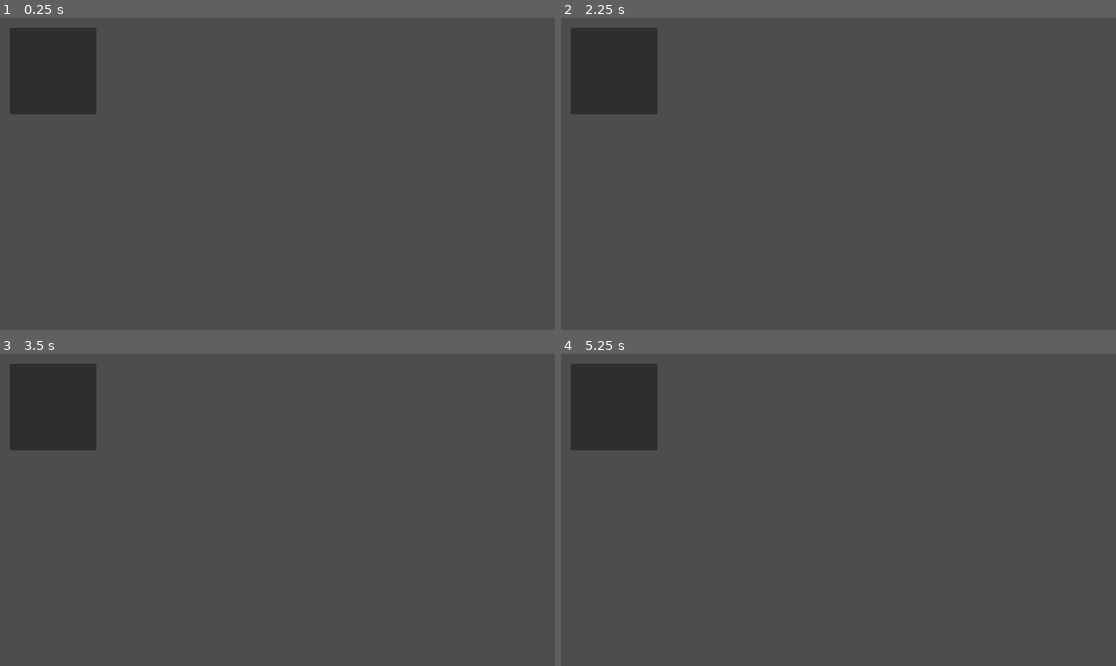
Above: before the commit, frames 1-4 (two rows, left to right).
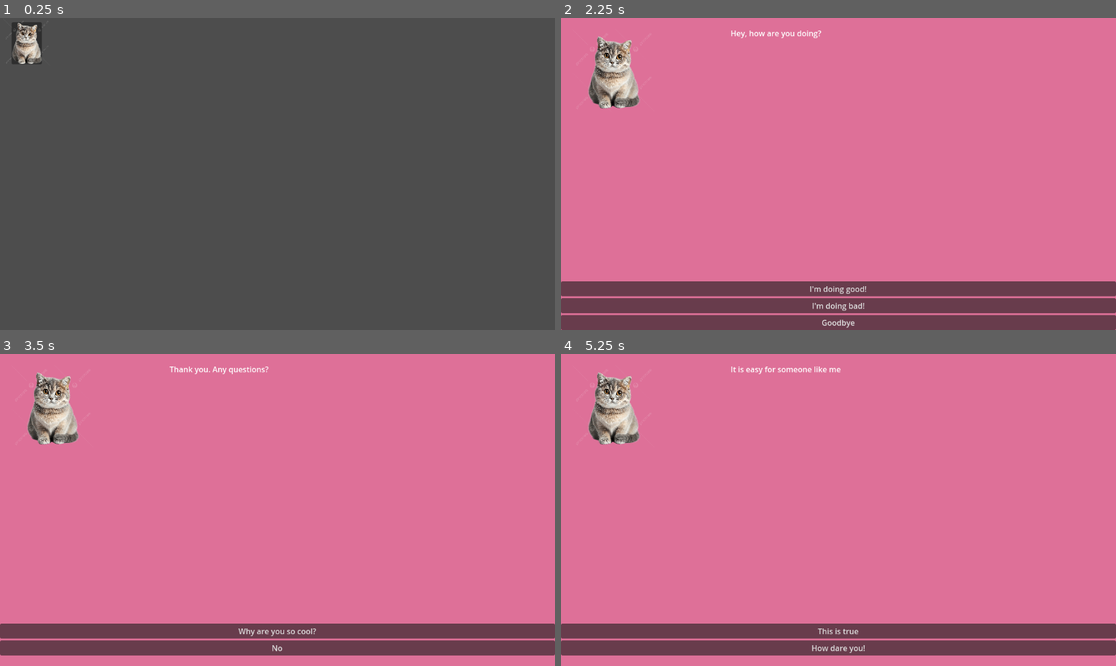
Above: after the commit, the same moments.

Repository: DylanRice809/ivy-cat-game
Game: Godot game, scene res://Nodes/yard.tscn
Two runs of this game, one before a commit and one after it. Both use one fixed random seed, a clock stepped at 60 frames per second and the inputs below.
Inputs (mouse positions are in pixels of both pictures, inside the frame that each line leads up to):
- Up to frame 1 (0.25 s): no input
- Up to frame 2 (2.25 s): click (588, 42) at 0.52 s; click (838, 323) at 1.25 s, where only the run after the commit has a clickable "Goodbye"; click (588, 42) at 2.02 s
- Up to frame 3 (3.5 s): click (277, 625) at 2.75 s, where only the run after the commit has a clickable "I'm doing good!"
- Up to frame 4 (5.25 s): click (838, 631) at 3.5 s, where only the run after the commit has a clickable "Why are you so cool?"; click (838, 631) at 4.25 s, where only the run after the commit has a clickable "This is true"; click (838, 631) at 5 s, where only the run after the commit has a clickable "Why are you so cool?"

The runs differ from the first frame. In frame 1, 4.2% of the frame differs, in the area x 1-18%, y 0-31%; in frame 2, 100%, in the area x 0-100%, y 0-100%; in frame 3, 100%; in frame 4, 100%.

Commit message:
Flesh out tree, add cat to yard, working prototype

Diff:
--- a/Nodes/cat.tscn
+++ b/Nodes/cat.tscn
@@ -1,6 +1,18 @@
-[gd_scene load_steps=2 format=3 uid="uid://cqanugdt53q8c"]
+[gd_scene load_steps=3 format=3 uid="uid://cqanugdt53q8c"]
 
 [ext_resource type="Script" uid="uid://b5j8ssccctagq" path="res://Scripts/CatScripts/cat.gd" id="1_ckers"]
+[ext_resource type="Texture2D" uid="uid://mudkm4iadpmo" path="res://Assets/Cats/Portraits/cat_placeholder.png" id="2_uiukw"]
 
 [node name="Cat" type="Node2D"]
 script = ExtResource("1_ckers")
+
+[node name="Button" type="Button" parent="."]
+offset_left = 24.0
+offset_top = 9.0
+offset_right = 87.0
+offset_bottom = 96.0
+
+[node name="Image" type="Sprite2D" parent="."]
+position = Vector2(55.9999, 51.0001)
+scale = Vector2(0.0858333, 0.0858333)
+texture = ExtResource("2_uiukw")
--- a/Nodes/dialog_box.tscn
+++ b/Nodes/dialog_box.tscn
@@ -1,11 +1,13 @@
-[gd_scene load_steps=3 format=3 uid="uid://dk06b41u0i687"]
+[gd_scene load_steps=4 format=3 uid="uid://dk06b41u0i687"]
 
 [ext_resource type="Script" uid="uid://dgunflxdpbj1f" path="res://Scripts/Singletons/dialog_box.gd" id="1_g7vb7"]
+[ext_resource type="Texture2D" uid="uid://mudkm4iadpmo" path="res://Assets/Cats/Portraits/cat_placeholder.png" id="2_g7vb7"]
 
 [sub_resource type="StyleBoxFlat" id="StyleBoxFlat_g7vb7"]
 bg_color = Color(0.869978, 0.438761, 0.594958, 1)
 
 [node name="DialogBox" type="Control"]
+top_level = true
 layout_mode = 3
 anchors_preset = 15
 anchor_right = 1.0
@@ -23,13 +25,15 @@
 grow_vertical = 2
 theme_override_styles/panel = SubResource("StyleBoxFlat_g7vb7")
 
-[node name="Portrait" type="Panel" parent="Background"]
+[node name="Portrait" type="TextureRect" parent="Background"]
 layout_mode = 1
 anchors_preset = -1
 offset_left = 20.0
 offset_top = 20.0
 offset_right = 200.0
 offset_bottom = 200.0
+texture = ExtResource("2_g7vb7")
+expand_mode = 1
 
 [node name="Question" type="Label" parent="Background"]
 layout_mode = 1
--- a/Nodes/yard.tscn
+++ b/Nodes/yard.tscn
@@ -1,7 +1,9 @@
-[gd_scene load_steps=2 format=3 uid="uid://bo8ksmeliqp56"]
+[gd_scene load_steps=3 format=3 uid="uid://bo8ksmeliqp56"]
 
-[ext_resource type="PackedScene" uid="uid://dk06b41u0i687" path="res://Nodes/dialog_box.tscn" id="1_rkhsl"]
+[ext_resource type="Script" uid="uid://l4y52u4jepeh" path="res://Scripts/control.gd" id="1_rkhsl"]
+[ext_resource type="PackedScene" uid="uid://cqanugdt53q8c" path="res://Nodes/cat.tscn" id="2_qnni1"]
 
 [node name="Yard" type="Node2D"]
+script = ExtResource("1_rkhsl")
 
-[node name="DialogBox" parent="." instance=ExtResource("1_rkhsl")]
+[node name="Cat" parent="." instance=ExtResource("2_qnni1")]
--- a/Scripts/CatScripts/default_cat.gd
+++ b/Scripts/CatScripts/default_cat.gd
@@ -3,7 +3,12 @@
 
 func _init() -> void:
 	state_table = {
-		0: ['Hey, how are you doing?', ['I\'m doing good!', 1], ['I\'m doing bad!', 2], ['Goodbye', 3]],
+		0: ['Hey, how are you doing?', ['I\'m doing good!', 1], ['I\'m doing bad!', 2], ['Goodbye', 100]],
 		1: ['Thank you. Any questions?', ['Why are you so cool?', 4], ['No', 5]],
-		# Next steps is filling this out
+		2: ['I\'m sorry to hear that, do you want to talk about it?', ['Please', 1], ['No thank you', 3]],
+		3: ['Okay then', ['Goodbye', 100]],
+		4: ['It is easy for someone like me', ['This is true', 1], ['How dare you!', 5]],
+		5: ['Leave.', ['Hold on...', 100], ['Okay', 100]],
+
+		100: ['EXIT']
 	}
--- a/Scripts/CatScripts/dialog_tree.gd
+++ b/Scripts/CatScripts/dialog_tree.gd
@@ -7,4 +7,5 @@
 # For current state, get next state based on button_pressed
 func get_next(button_pressed: int) -> Array:
 	var next_state = state_table[current_state][button_pressed+1][1]
+	current_state = next_state
 	return state_table[next_state]
--- a/Scripts/Singletons/dialog_box.gd
+++ b/Scripts/Singletons/dialog_box.gd
@@ -22,6 +22,8 @@
 		current_output = cat.dialog_tree.get_next(user_input)
 		instantiate_buttons(current_output)
 
+	queue_free()
+
 func instantiate_buttons(current_output):
 	if current_output[0] != "EXIT":
 		get_node("Background/Question").text = current_output[0]
@@ -31,6 +33,8 @@
 		for n in answers.get_children():
 			answers.remove_child(n)
 			n.queue_free()
+		for n in range(len(response_buttons)):
+			response_buttons.remove_at(0)
 
 		for i in range(1, len(current_output)):
 			# For rest of current_output, create a button, then assign value
--- /dev/null
+++ b/Scripts/control.gd
@@ -0,0 +1,17 @@
+extends Node2D
+
+signal cat_clicked
+
+@onready var button: Button = $Button
+var dialog_box_preload = preload("res://Nodes/dialog_box.tscn")
+
+func _ready():
+	var children = get_children()
+	for child in children:
+		var child_button = child.get_child(0)
+		child_button.pressed.connect(func(): _on_cat_clicked(child_button))
+
+func _on_cat_clicked(button: Button):
+	var dialog = dialog_box_preload.instantiate()
+	add_child(dialog)
+	emit_signal("cat_clicked")
Not shown, added: Scripts/control.gd.uid
